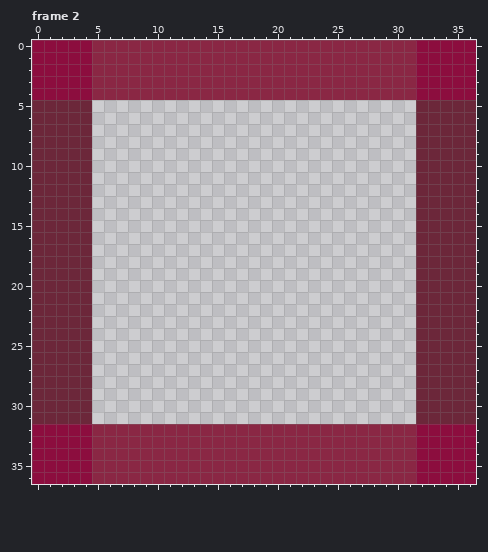
Pixel-art file: assets/images/environment/FACTORY_FLOOR.ase. The picture above was drawn from the file before the commit.
37x37 pixels, 6 frames. Shown: frame 2. The commit also changed other frames, which this record leaves out.
The same view after the edit:
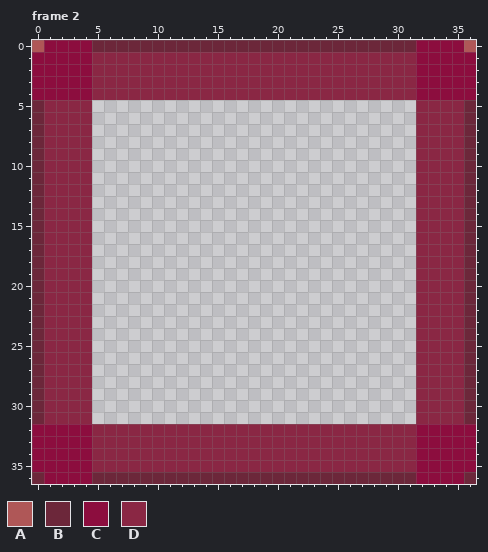
Palette (. is transparent): A #af5757  B #6c273a  C #8c0d3e  D #8a2744
The commit says: Changed lower floor design for factory floor Signed-off-by: qkuldo <teoa52269@gmail.com>
Difference:
Changed rows in their new state; - is an unchanged pixel.
Frame 2, layer "base":
first column x 0:
 0 A----BBBBBBBBBBBBBBBBBBBBBBBBBBB----A
first column x 1:
 5 DDDD---------------------------DDDD
 6 DDDD---------------------------DDDD
 7 DDDD---------------------------DDDD
 8 DDDD---------------------------DDDD
 9 DDDD---------------------------DDDD
10 DDDD---------------------------DDDD
11 DDDD---------------------------DDDD
12 DDDD---------------------------DDDD
13 DDDD---------------------------DDDD
14 DDDD---------------------------DDDD
15 DDDD---------------------------DDDD
16 DDDD---------------------------DDDD
17 DDDD---------------------------DDDD
18 DDDD---------------------------DDDD
19 DDDD---------------------------DDDD
20 DDDD---------------------------DDDD
21 DDDD---------------------------DDDD
22 DDDD---------------------------DDDD
23 DDDD---------------------------DDDD
24 DDDD---------------------------DDDD
25 DDDD---------------------------DDDD
26 DDDD---------------------------DDDD
27 DDDD---------------------------DDDD
28 DDDD---------------------------DDDD
29 DDDD---------------------------DDDD
30 DDDD---------------------------DDDD
31 DDDD---------------------------DDDD
first column x 0:
36 B----BBBBBBBBBBBBBBBBBBBBBBBBBBB----B
Boxes around the changes in both pictures, in picture pixels (x1, y1, x2, y2):
changed: (32, 40, 476, 424)
changed: (32, 472, 416, 484)
changed: (464, 472, 476, 484)
